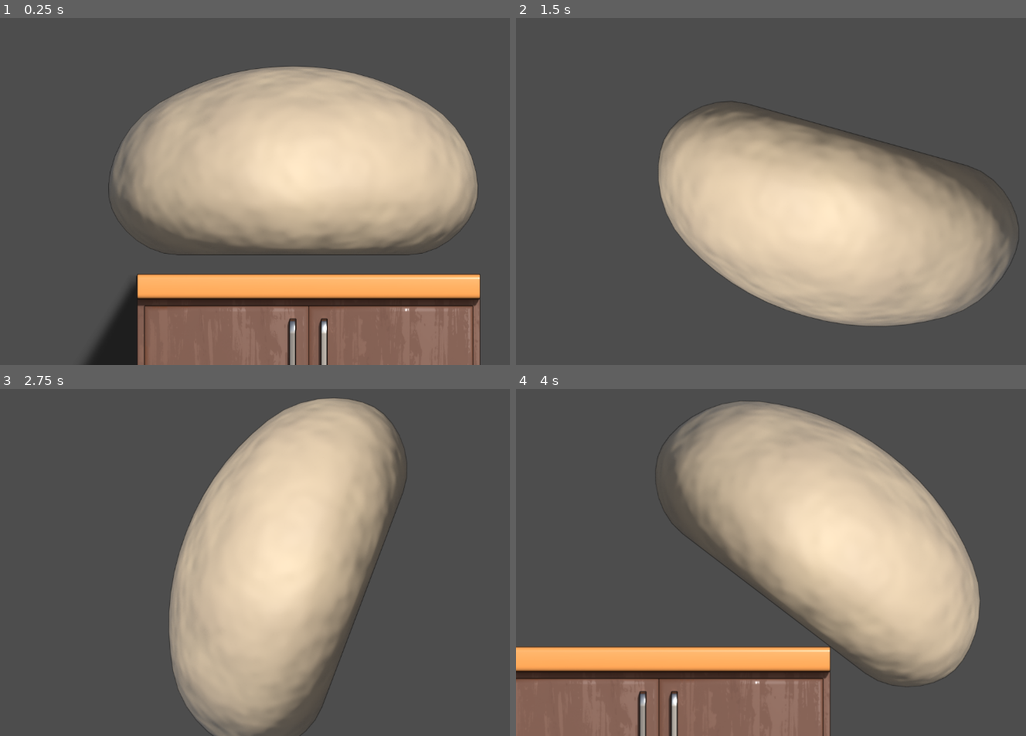
Above: before the commit, frames 1-4 (two rows, left to right).
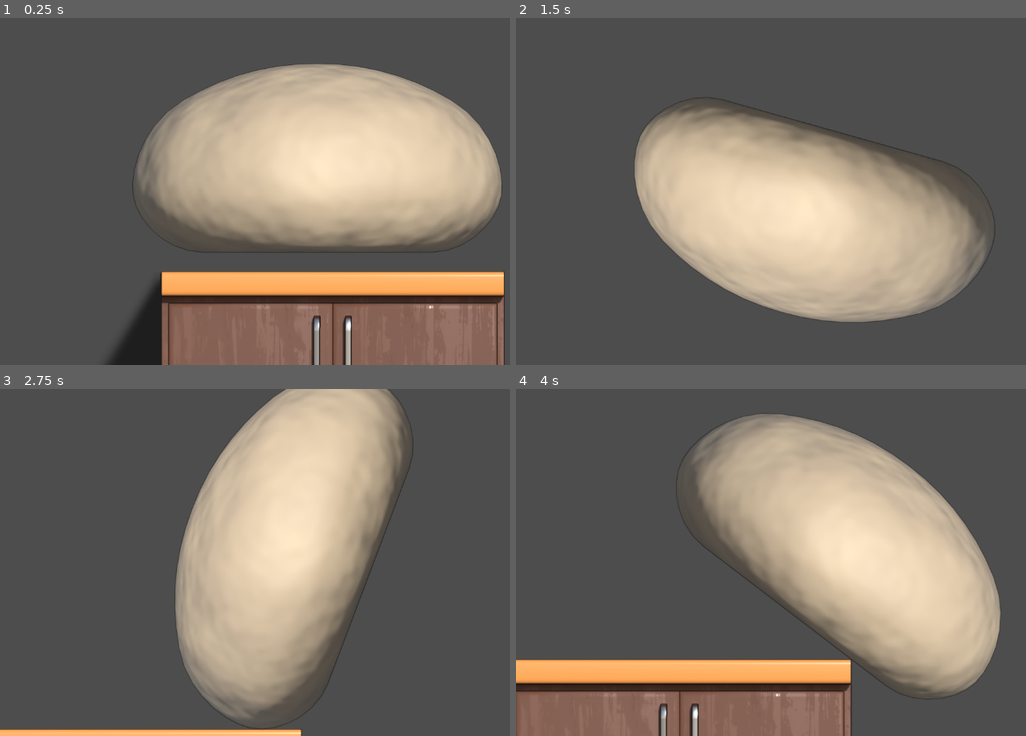
Above: after the commit, the same moments.

Repository: MichaelDLJones/Bread-Game
Game: Godot game, scene res://Scenes/game.tscn
The game is run twice, just before and just after one commit, with the same random seed, the same clock (stepped at 60 frames per second) and the same inputs.
Inputs (mouse positions are in pixels of both pictures, inside the frame that each line leads up to):
- Up to frame 1 (0.25 s): no input
- Up to frame 2 (1.5 s): tap Enter (ui_accept) at 0.5, 0.77 s; move the mouse to (959, 174) at 0.52 s; hold Right (ui_right) from 0.53 s (still down); click (959, 174) at 0.67 s; move the mouse to (699, 208) at 1.27 s
- Up to frame 3 (2.75 s): tap Enter (ui_accept) at 1.52 s; move the mouse to (372, 486) at 2.02 s; release Right (ui_right) at 2.03 s; hold Left (ui_left) from 2.03 s (still down)
- Up to frame 4 (4 s): move the mouse to (791, 631) at 2.77 s; release Left (ui_left) at 2.78 s; hold Right (ui_right) from 2.78 s (still down); click (791, 631) at 2.92 s; tap Enter (ui_accept) at 3.02, 3.77 s; move the mouse to (1010, 614) at 3.52 s

The runs differ from the first frame. In frame 1, 16% of the frame differs, in the area x 16-99%, y 13-100%; in frame 2, 8.7%; in frame 3, 9.1%; in frame 4, 18%, in the area x 0-95%, y 3-100%.

Commit message:
added mortality
the sun shines with eternal malice

Diff:
--- a/new-game-project/Scenes/game.tscn
+++ b/new-game-project/Scenes/game.tscn
@@ -1,12 +1,15 @@
-[gd_scene load_steps=6 format=3 uid="uid://dcj4t50b8s3ti"]
+[gd_scene load_steps=8 format=3 uid="uid://dcj4t50b8s3ti"]
 
 [ext_resource type="PackedScene" uid="uid://crodb6x8shufn" path="res://Scenes/player.tscn" id="1_oxx6r"]
 [ext_resource type="Script" path="res://Scripts/camera_2d.gd" id="2_0whpv"]
 [ext_resource type="PackedScene" uid="uid://ccj6jsj2jhjmt" path="res://Prefabs/Cabinet_Floor.tscn" id="2_hbprv"]
+[ext_resource type="PackedScene" uid="uid://b724cpqe1drqg" path="res://Scenes/killzone.tscn" id="3_wjdh8"]
 [ext_resource type="Material" uid="uid://btp8coc7tkknn" path="res://Assets/Shaders/Shadow_Shader.tres" id="4_33kly"]
 
 [sub_resource type="ViewportTexture" id="ViewportTexture_te4ws"]
 viewport_path = NodePath("Shadow_Container/ShadowViewport")
+
+[sub_resource type="WorldBoundaryShape2D" id="WorldBoundaryShape2D_612by"]
 
 [node name="Game" type="Node2D"]
 
@@ -14,7 +17,9 @@
 position = Vector2(-29, -43)
 
 [node name="Camera2D" type="Camera2D" parent="Player"]
-position = Vector2(29, 43)
+position = Vector2(-16, 48)
+limit_bottom = 850
+limit_smoothed = true
 script = ExtResource("2_0whpv")
 shadow_camera_path = NodePath("../../Shadow_Container/ShadowViewport/Shadow_Camera")
 shadow_render_path = NodePath("../../Shadow_Container/Shadow_Render")
@@ -48,3 +53,9 @@
 scale = Vector2(2, 2)
 texture = SubResource("ViewportTexture_te4ws")
 metadata/_edit_use_anchors_ = true
+
+[node name="Killzone" parent="." instance=ExtResource("3_wjdh8")]
+position = Vector2(604, 1019)
+
+[node name="CollisionShape2D" type="CollisionShape2D" parent="Killzone"]
+shape = SubResource("WorldBoundaryShape2D_612by")
--- /dev/null
+++ b/new-game-project/Scenes/killzone.tscn
@@ -0,0 +1,18 @@
+[gd_scene load_steps=2 format=3 uid="uid://b724cpqe1drqg"]
+
+[ext_resource type="Script" path="res://Scripts/killzone.gd" id="1_8wdg5"]
+
+[node name="Killzone" type="Area2D"]
+position = Vector2(22, -46)
+collision_mask = 2
+script = ExtResource("1_8wdg5")
+
+[node name="Timer" type="Timer" parent="."]
+wait_time = 5.0
+one_shot = true
+
+[node name="Mgh" type="AudioStreamPlayer2D" parent="."]
+volume_db = 6.933
+
+[connection signal="body_entered" from="." to="." method="_on_body_entered"]
+[connection signal="timeout" from="Timer" to="." method="_on_timer_timeout"]
--- /dev/null
+++ b/new-game-project/Scenes/music.tscn
@@ -0,0 +1,8 @@
+[gd_scene load_steps=2 format=3 uid="uid://do4gwo11w6xme"]
+
+[ext_resource type="AudioStream" uid="uid://bb4a0hv8341sf" path="res://Assets/music/Jazz_BGM1.mp3" id="1_jij0t"]
+
+[node name="Music" type="AudioStreamPlayer2D"]
+position = Vector2(604, 1019)
+stream = ExtResource("1_jij0t")
+autoplay = true
--- a/new-game-project/Scenes/player.tscn
+++ b/new-game-project/Scenes/player.tscn
@@ -16,6 +16,9 @@
 size = Vector2(440, 79)
 
 [node name="Player" type="CharacterBody2D"]
+z_index = 5
+position = Vector2(-18, -11)
+collision_layer = 2
 script = ExtResource("1_eg6vk")
 
 [node name="Sprite2D" type="Sprite2D" parent="."]
--- a/new-game-project/Scripts/camera_2d.gd
+++ b/new-game-project/Scripts/camera_2d.gd
@@ -17,7 +17,7 @@
 		push_error("Shadow render not found!")
 
 # Called every frame. 'delta' is the elapsed time since the previous frame.
-func _process(delta: float) -> void:
+func _process(_delta: float) -> void:
 	if shadow_camera:
 		shadow_camera.global_position = global_position
 		shadow_camera.zoom = zoom
--- /dev/null
+++ b/new-game-project/Scripts/killzone.gd
@@ -0,0 +1,18 @@
+extends Area2D
+@onready var timer: Timer = $Timer
+@onready var mgh: AudioStreamPlayer2D = $Mgh
+
+var death_sounds: Array = [
+	preload("res://Assets/sounds/voice-message.mp3"),
+	preload("res://Assets/sounds/Record (online-voice-recorder.com).mp3")
+]
+
+func _on_body_entered(body):
+	print("You died!")
+	mgh.stream = death_sounds[randi() % death_sounds.size()]
+	mgh.play()
+	timer.start()
+
+
+func _on_timer_timeout() -> void:
+	get_tree().reload_current_scene()
--- a/new-game-project/Scripts/shadow_script.gd
+++ b/new-game-project/Scripts/shadow_script.gd
@@ -29,5 +29,5 @@
 
 
 # Called every frame. 'delta' is the elapsed time since the previous frame.
-func _process(delta: float) -> void:
+func _process(_delta: float) -> void:
 	pass
--- a/new-game-project/project.godot
+++ b/new-game-project/project.godot
@@ -14,3 +14,7 @@
 run/main_scene="res://Scenes/game.tscn"
 config/features=PackedStringArray("4.3", "Forward Plus")
 config/icon="res://icon.svg"
+
+[autoload]
+
+Music="*res://Scenes/music.tscn"
Not shown, changed: new-game-project/Assets/music/Jazz_BGM1.mp3.import
Not shown, added: new-game-project/Assets/sounds/Record (online-voice-recorder.com).mp3.import
Not shown, removed: new-game-project/Assets/sounds/coin.wav.import
Not shown, removed: new-game-project/Assets/sounds/explosion.wav.import
Not shown, removed: new-game-project/Assets/sounds/hurt.wav.import
Not shown, removed: new-game-project/Assets/sounds/jump.wav.import
Not shown, removed: new-game-project/Assets/sounds/power_up.wav.import
Not shown, added: new-game-project/Assets/sounds/voice-message.mp3.import
Not shown, added: new-game-project/Assets/sounds/Record (online-voice-recorder.com).mp3
Not shown, removed: new-game-project/Assets/sounds/coin.wav
Not shown, removed: new-game-project/Assets/sounds/explosion.wav
Not shown, removed: new-game-project/Assets/sounds/hurt.wav
(and 3 more such lines)
